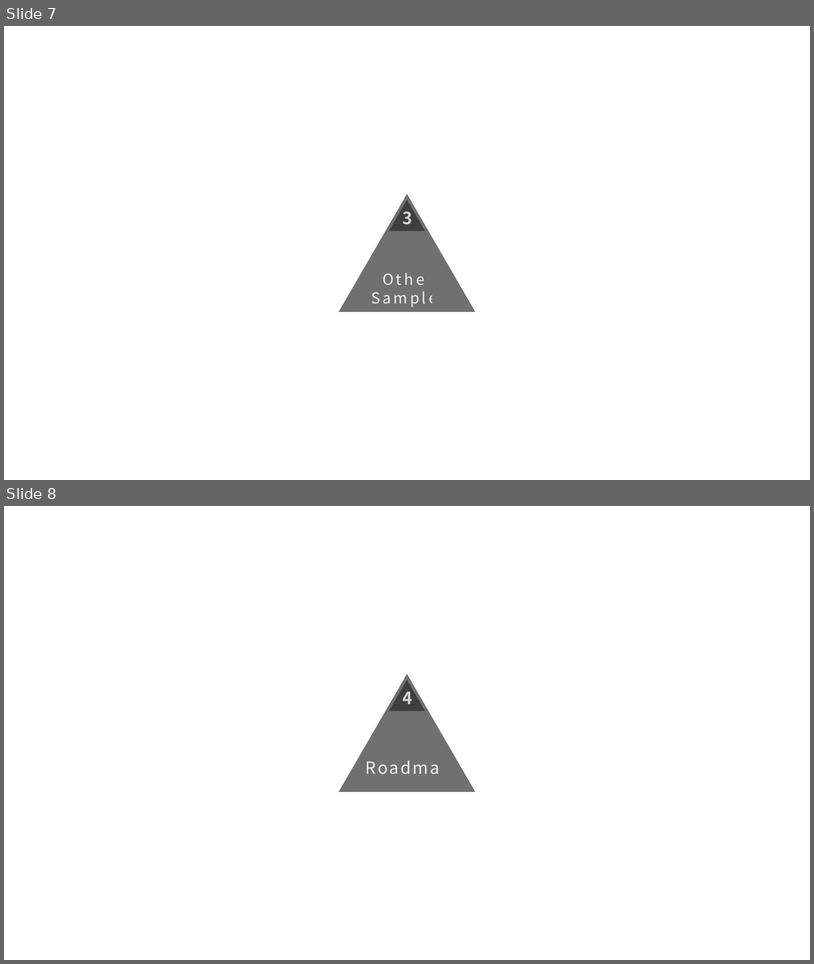
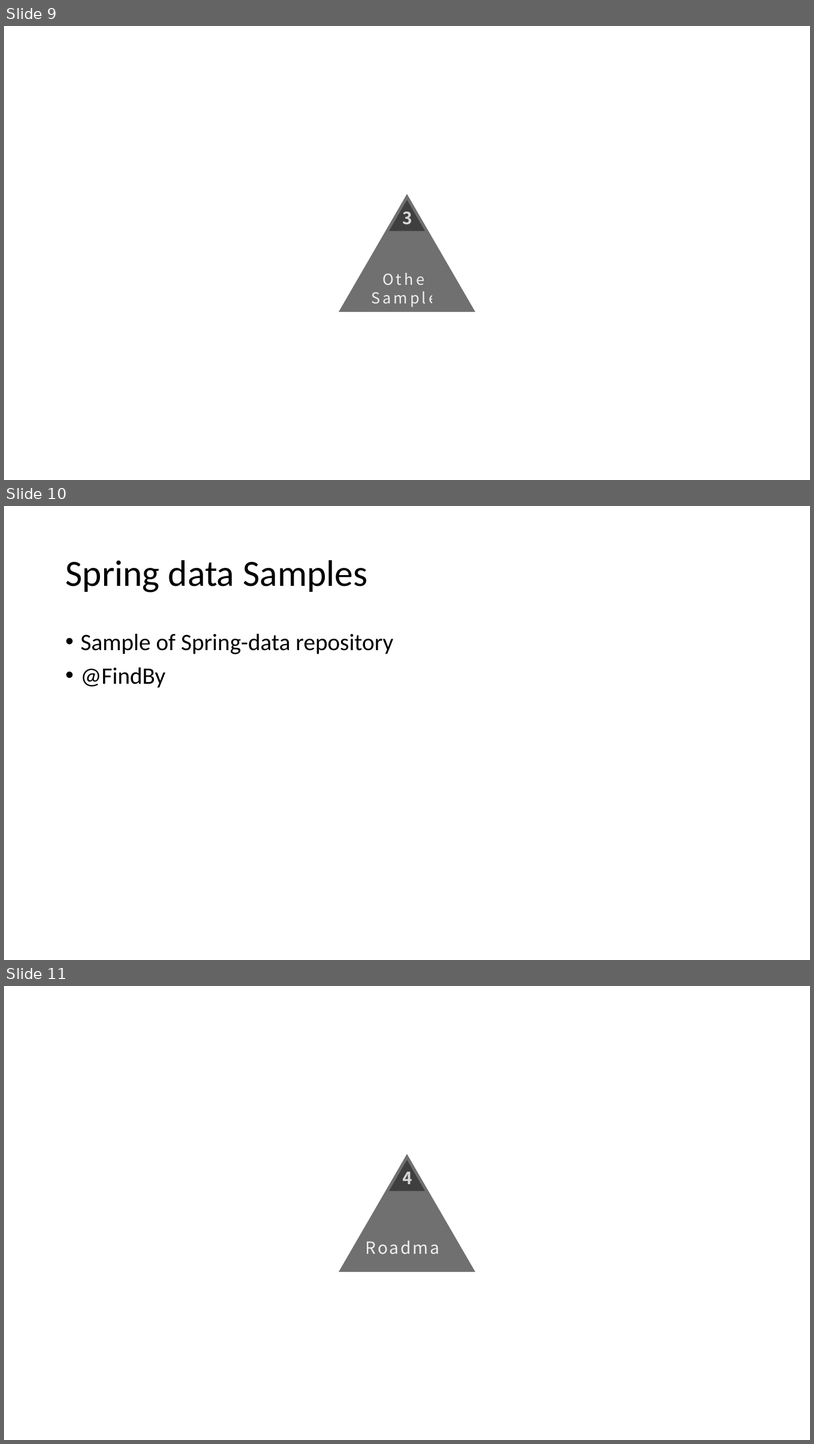
Before and after one commit to ichaolong/ef-orm, a slide deck: manual/Others/GQ 1.12.pptx. Shown one above the other, each under a label of ours: slides 7 and 8 before the commit, slides 9, 10 and 11 after it. The pictures are 814x964 and 814x1444 pixels, drawn with LibreOffice and Linux fonts; fonts in the diff are those of the drawing. Boxes give left, top, right and bottom in pixels: in the first picture for what was removed or moved away, otherwise in the second. Text is boxed around its words. In the diff, an @@ line names an element or a change of style, - is before the commit and + after.

```diff
--- a/manual/Others/GQ 1.12.pptx
+++ b/manual/Others/GQ 1.12.pptx
@@ slide 10 added at bbox=[4, 506, 810, 960], background #FFFFFF @@
@@ title added at bbox=[65, 560, 368, 592], 44 pt, text #000000 @@
+Spring data Samples
@@ text added at bbox=[81, 633, 393, 688], 28 pt, text #000000 @@
+• Sample of Spring-data repository
+• @FindBy
@@ what was slide 7 is now slide 9 @@
@@ what was slide 8 is now slide 11 @@
```
Also in this commit, not shown: 1 slide changed, 2 other slides added.
